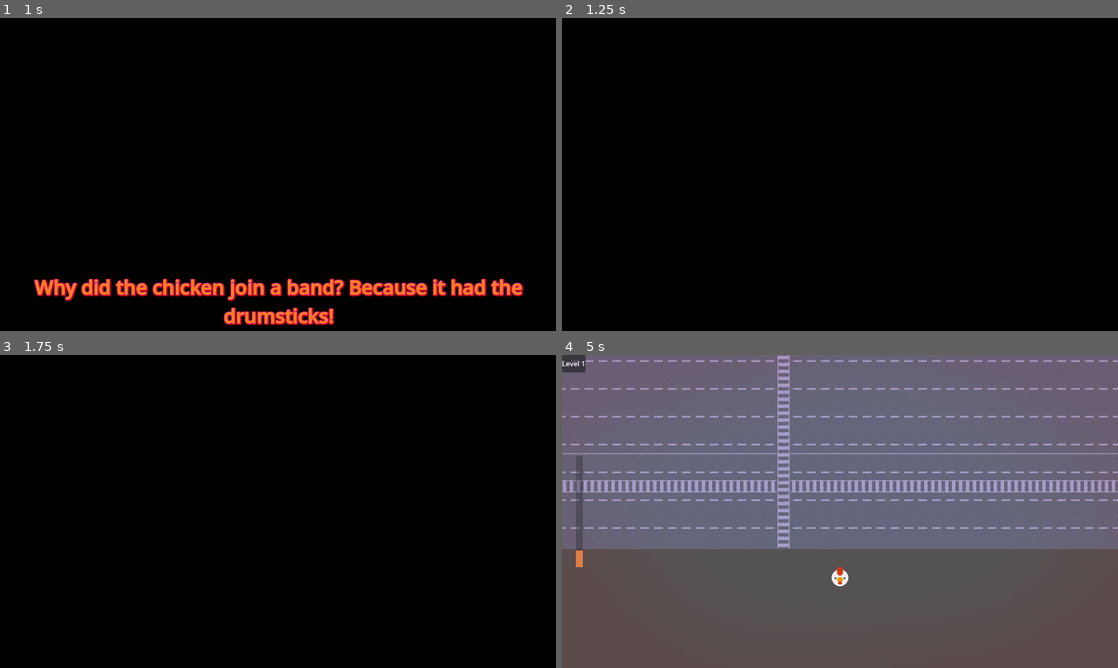
Above: before the commit, frames 1-4 (two rows, left to right).
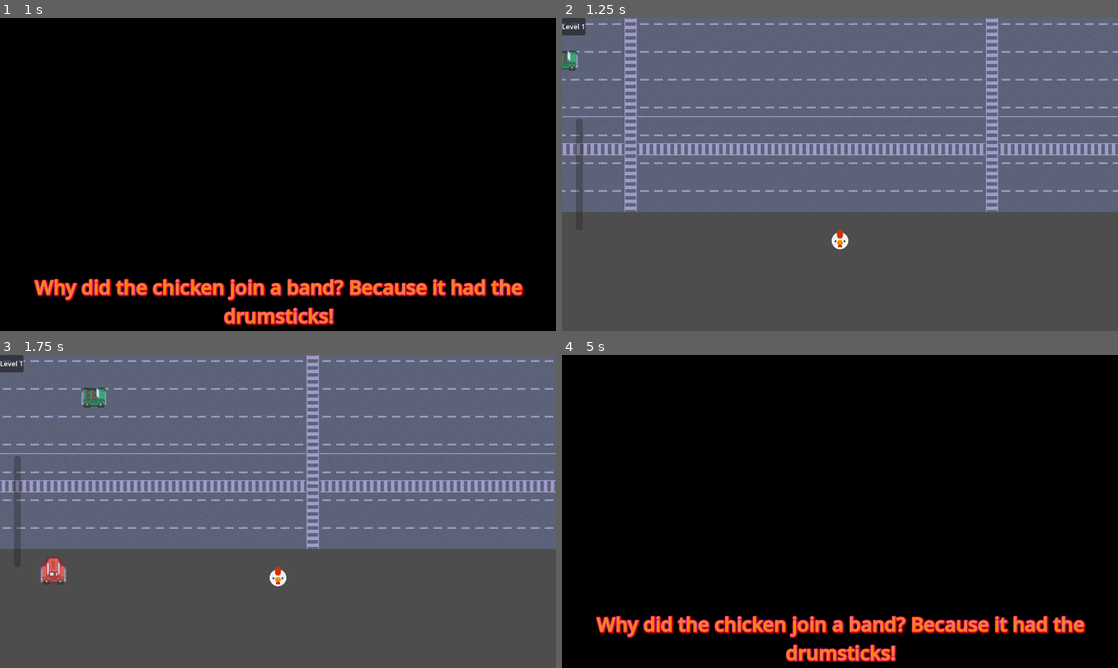
Above: after the commit, the same moments.

Repository: Tomohawk35/ChickenRunner
Game: Godot game, scene res://main_scenes/main_menu/main_menu.tscn
The game is run twice, just before and just after one commit, with the same random seed, the same clock (stepped at 60 frames per second) and the same inputs.
Inputs:
- Up to frame 1 (1 s): click "Start Game" at 0.5 s
- Up to frame 2 (1.25 s): no input
- Up to frame 3 (1.75 s): hold D (right) from 1.28 s (still down)
- Up to frame 4 (5 s): release D (right) at 2.03 s; hold S (down) 2.03-2.78 s; hold D (right) 2.78-3.53 s; hold W (up) 3.53-4.28 s; hold A (left) from 4.28 s (still down)

Frame 1 is identical in both runs. In frame 2, 100% of the frame differs, in the area x 0-100%, y 0-100%; in frame 3, 100%; in frame 4, 100%.

Commit message:
Fix cars not spawning - add missing lane start loop in spawner
- _start_lanes() was loading car scenes but never calling lane.start_loop()
- Added the iteration over lanes to start each lane's spawn loop
- Adjusted fade duration and joke label timing

Diff:
--- a/chicken-runner/Autoload/game_manager.gd
+++ b/chicken-runner/Autoload/game_manager.gd
@@ -5,7 +5,7 @@
 
 enum GameState { MAIN_MENU, PLAYING, GAME_OVER }
 
-const FADE_DURATION : float = 0.6
+const FADE_DURATION : float = 0.3
 const LAST_LEVEL : int = 1
 
 @onready var joke: Label = $CanvasLayer/joke
@@ -69,8 +69,8 @@
 	var next_scene : PackedScene = _load_scene_resource(_game_scenes[scene])
 	_current_scene = next_scene.instantiate()
 	_root.add_child(_current_scene)
+	await _fade_in().finished
 	joke.hide()
-	await _fade_in().finished
 
 func new_game() -> void:
 	current_level = 1
--- a/chicken-runner/level_1/spawner.gd
+++ b/chicken-runner/level_1/spawner.gd
@@ -33,3 +33,5 @@
 	var object_scenes : Array[PackedScene] = []
 	for s in SPAWN_OBJECTS[spawnable_objects]:
 		object_scenes.append(load(s) as PackedScene)
+	for lane in lanes:
+		lane.start_loop(object_scenes, 400.0, speed_randomness)
